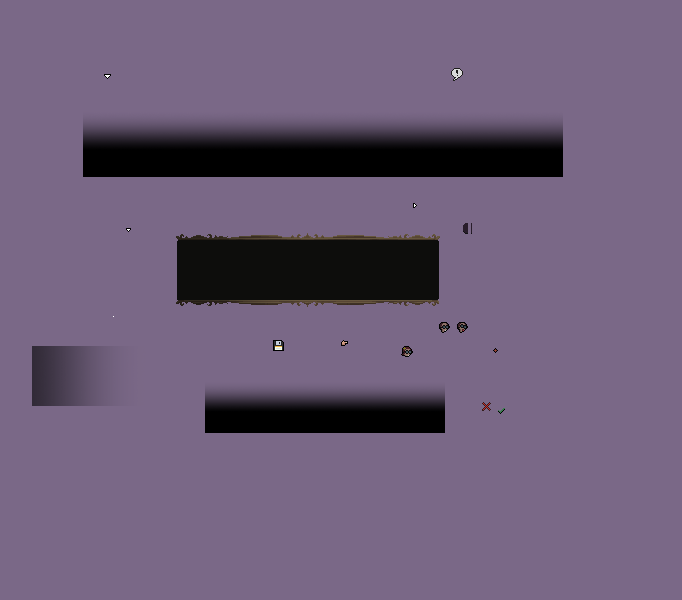
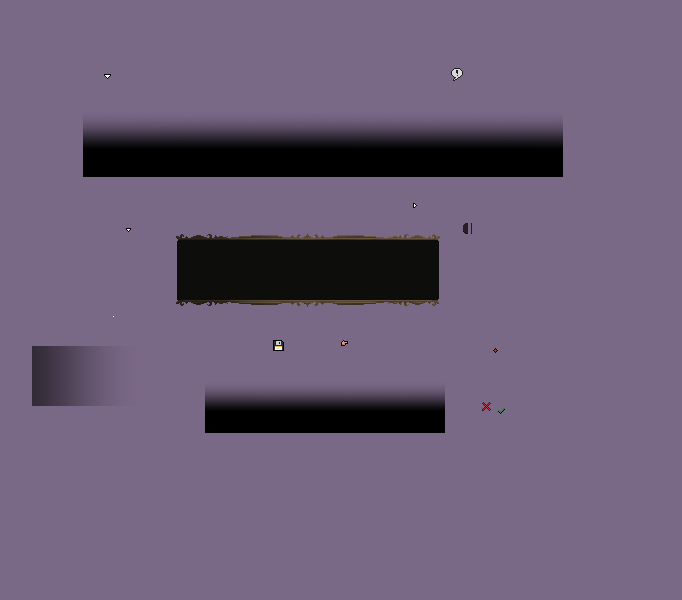
Comparing the layer stacks of the two 682 × 600 images. Changes:
removed group "Players" (3 layers) over [401, 322, 468, 357]
removed layer "BertaIcon.png" from group "Players" over [401, 346, 413, 357]
removed layer "FearIcon.png" from group "Players" over [457, 322, 468, 333]
removed layer "EdmundIcon.png" from group "Players" over [439, 322, 450, 333]
